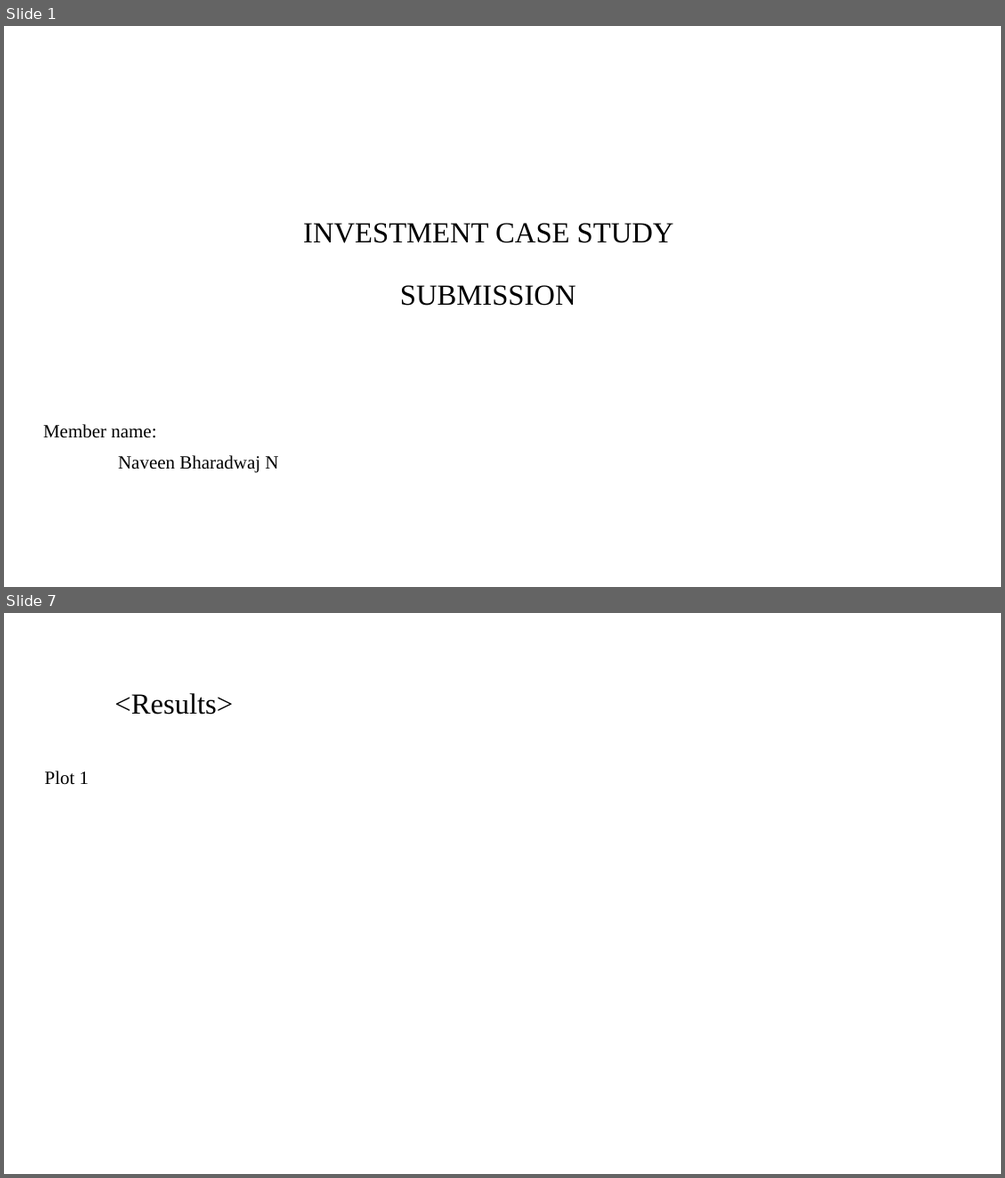
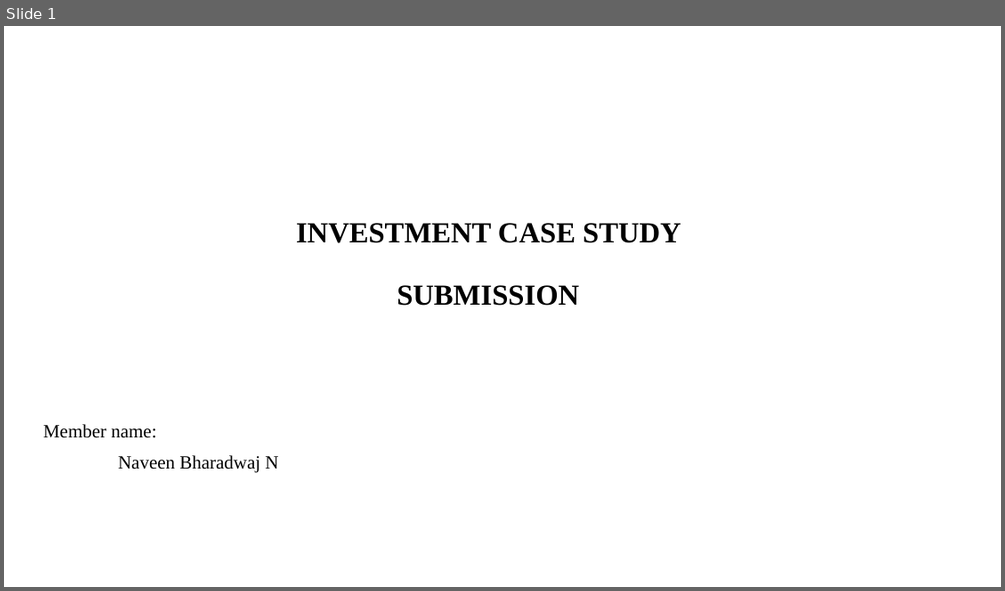
Before and after one commit to Nav33nn/investmentAnalysis, a slide deck: InvestmentAnalysis/results/Spark Funds Presentation.pptx. Shown one above the other, each under a label of ours: slides 1 and 7 before the commit, slide 1 after it; the slides between them are not shown. The pictures are 1005x1178 and 1005x591 pixels, drawn with LibreOffice and Linux fonts; fonts in the diff are those of the drawing; background and template pictures are left out. Boxes give left, top, right and bottom in pixels: in the first picture for what was removed or moved away, otherwise in the second. Text is boxed around its words. In the diff, an @@ line names an element or a change of style, - is before the commit and + after.

Commit message:
Case study - Investment Analysis Complete

```diff
--- a/InvestmentAnalysis/results/Spark Funds Presentation.pptx
+++ b/InvestmentAnalysis/results/Spark Funds Presentation.pptx
@@ slide 7 removed at [4,613,1001,1174], background #FFFFFF @@
@@ title removed at [114,693,233,714] @@
-<Results>
@@ text removed at [45,771,89,785] @@
-Plot 1
@@ slide 1 changed as well @@
@@ title "INVESTMENT CASE STUDY SUBMISSION" at [296,223,681,305]: bold on @@
```
Also in this commit, not shown: 6 slides added, 8 other slides removed, 5 other files.
